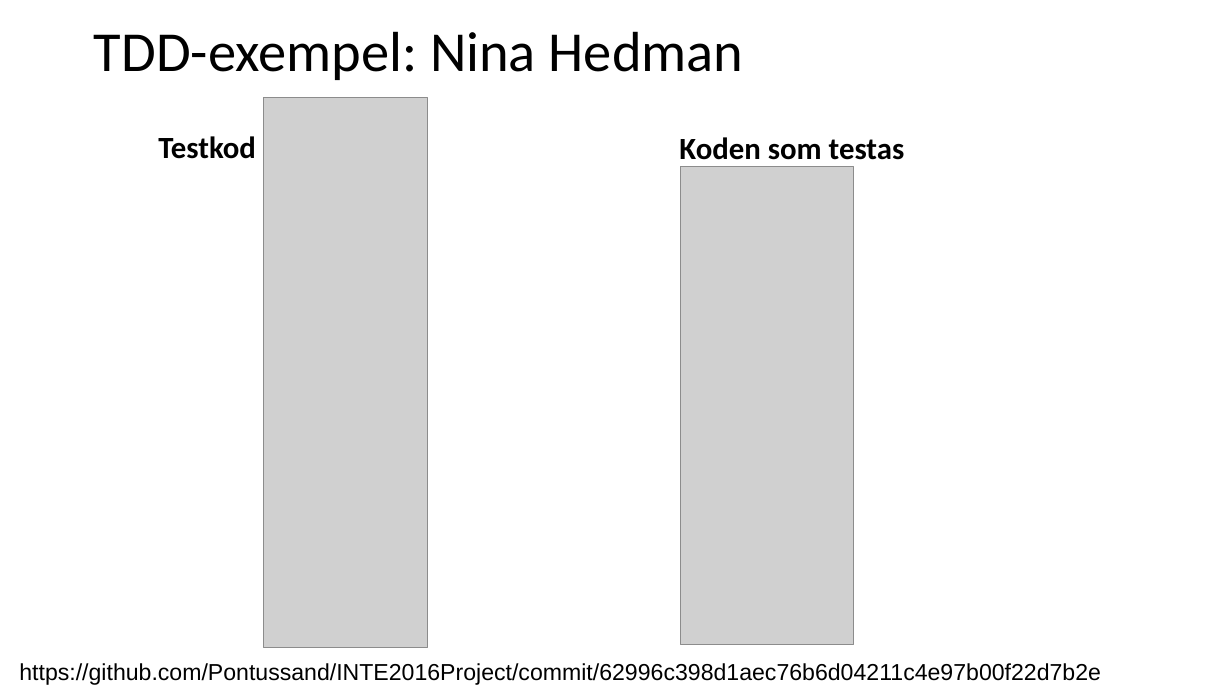
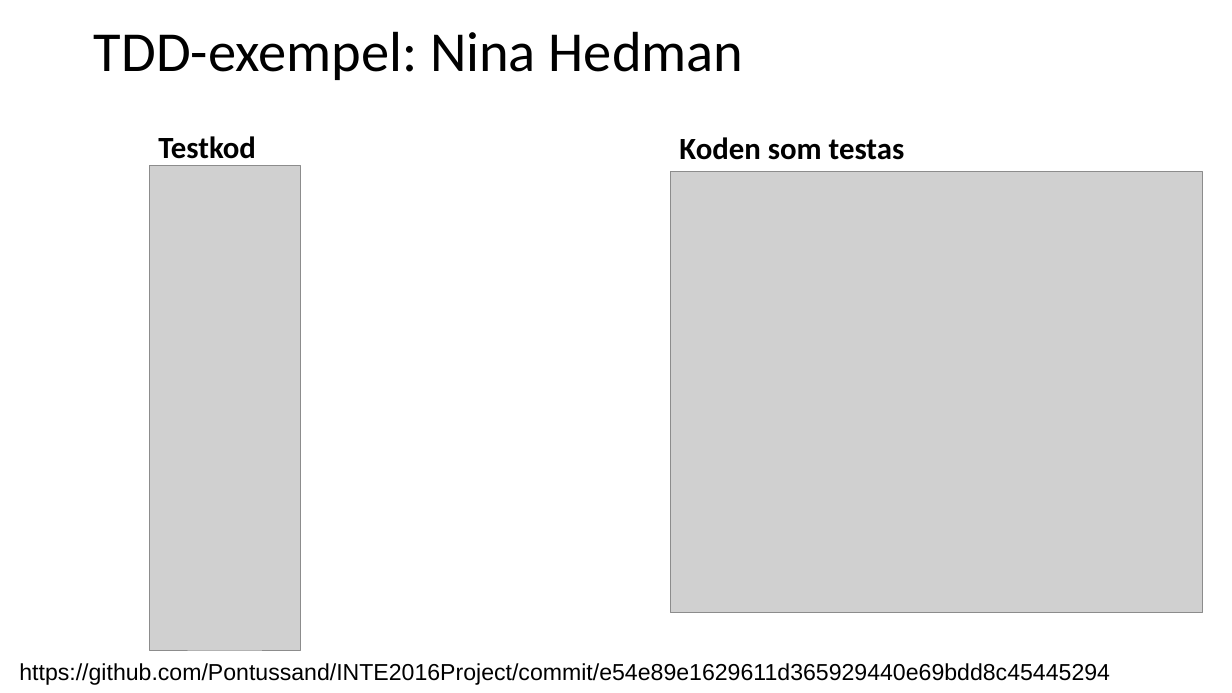
Before and after one commit to Pontussand/INTE2016Project, a slide deck: slide 12 of reports/Slutredovisning/slutredovisning_grupp2.pptx. Drawn at 1232x693 pixels with LibreOffice and Linux fonts; fonts in the diff are those of the drawing; grey boxes stand for pictures. Boxes give left, top, right and bottom in pixels: in the first picture for what was removed or moved away, otherwise in the second. Text is boxed around its words. In the diff, an @@ line names an element or a change of style, - is before the commit and + after.

Commit message:
Skrev de sista testerna för touch utifrån ekvivalensklasserna + uppdaterade ekvivalensklasserna (dokumentet) + variabel för maxlängd för FSO + uppdaterade testfallen för bestlutstabell (tillsammans med övriga) + fyllde på slutrapporten med TDD-utvärdering, Pontus TDD, info om ekvivalensklasser och beslutstabeller, granskning, byggskript (tilsammans med övriga)

```diff
--- a/reports/Slutredovisning/slutredovisning_grupp2.pptx
+++ b/reports/Slutredovisning/slutredovisning_grupp2.pptx
@@ picture removed at (x1=263, y1=98, x2=427, y2=648) @@
@@ picture added at (x1=150, y1=165, x2=300, y2=650) @@
@@ picture added at (x1=671, y1=172, x2=1203, y2=613) @@
@@ picture removed at (x1=681, y1=166, x2=854, y2=645) @@
@@ text at (x1=19, y1=663, x2=1110, y2=685): text changed @@
-https://github.com/Pontussand/INTE2016Project/commit/62996c398d1aec76b6d04211c4e97b00f22d7b2e
+https://github.com/Pontussand/INTE2016Project/commit/e54e89e1629611d365929440e69bdd8c45445294
```
Also in this commit, not shown: 13 other slides changed, 8 slides added, 6 slides removed, 4 other files.
